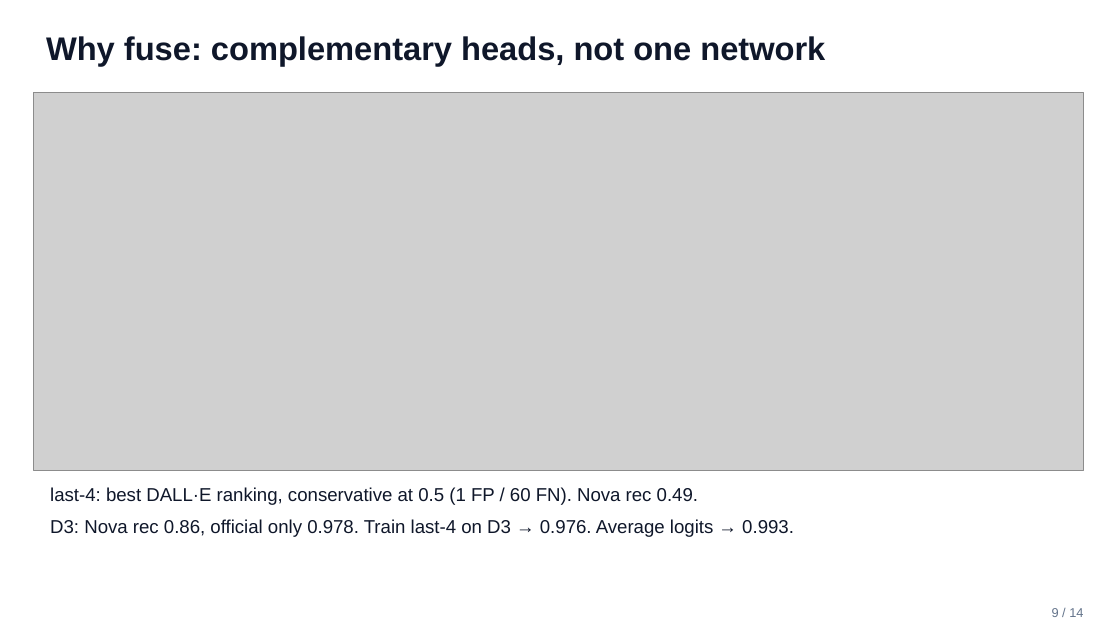
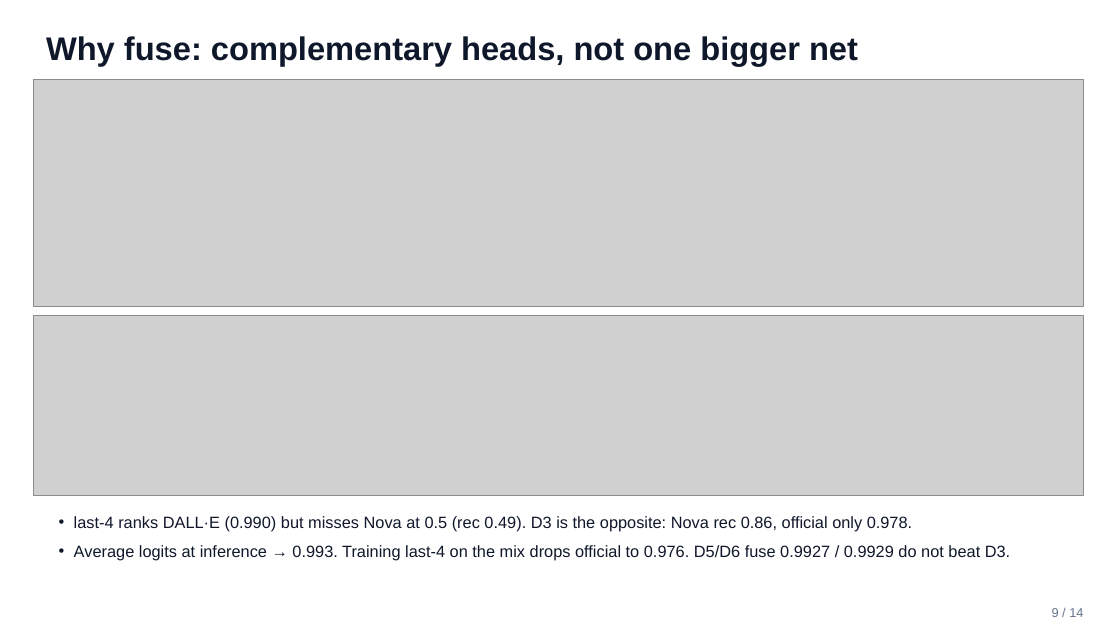
Before and after one commit to chi030303/tiktok-techjam-aigc-detect, a slide deck: slide 9 of docs/slides/TechJam_Challenge5.pptx. Drawn at 1120x630 pixels with LibreOffice and Linux fonts; fonts in the diff are those of the drawing; grey boxes stand for pictures. Boxes give left, top, right and bottom in pixels: in the first picture for what was removed or moved away, otherwise in the second. Text is boxed around its words. In the diff, an @@ line names an element or a change of style, - is before the commit and + after.

```diff
--- a/docs/slides/TechJam_Challenge5.pptx
+++ b/docs/slides/TechJam_Challenge5.pptx
@@ text at (x1=46, y1=36, x2=858, y2=66): text changed @@
-Why fuse: complementary heads, not one network
+Why fuse: complementary heads, not one bigger net
@@ picture resized from (x1=34, y1=92, x2=1084, y2=471) to (x1=34, y1=80, x2=1084, y2=307) @@
@@ picture added at (x1=34, y1=315, x2=1084, y2=496) @@
@@ text at (x1=74, y1=516, x2=1010, y2=561): text changed; size 16 to 14 pt @@
-last-4: best DALL·E ranking, conservative at 0.5 (1 FP / 60 FN). Nova rec 0.49.
-D3: Nova rec 0.86, official only 0.978. Train last-4 on D3 → 0.976. Average logits → 0.993.
+• last-4 ranks DALL·E (0.990) but misses Nova at 0.5 (rec 0.49). D3 is the opposite: Nova rec 0.86, official only 0.978.
+• Average logits at inference → 0.993. Training last-4 on the mix drops official to 0.976. D5/D6 fuse 0.9927 / 0.9929 do not beat D3.
```
Also in this commit, not shown: 7 other slides changed, 1 slide added, 1 slide removed, 18 other files.
